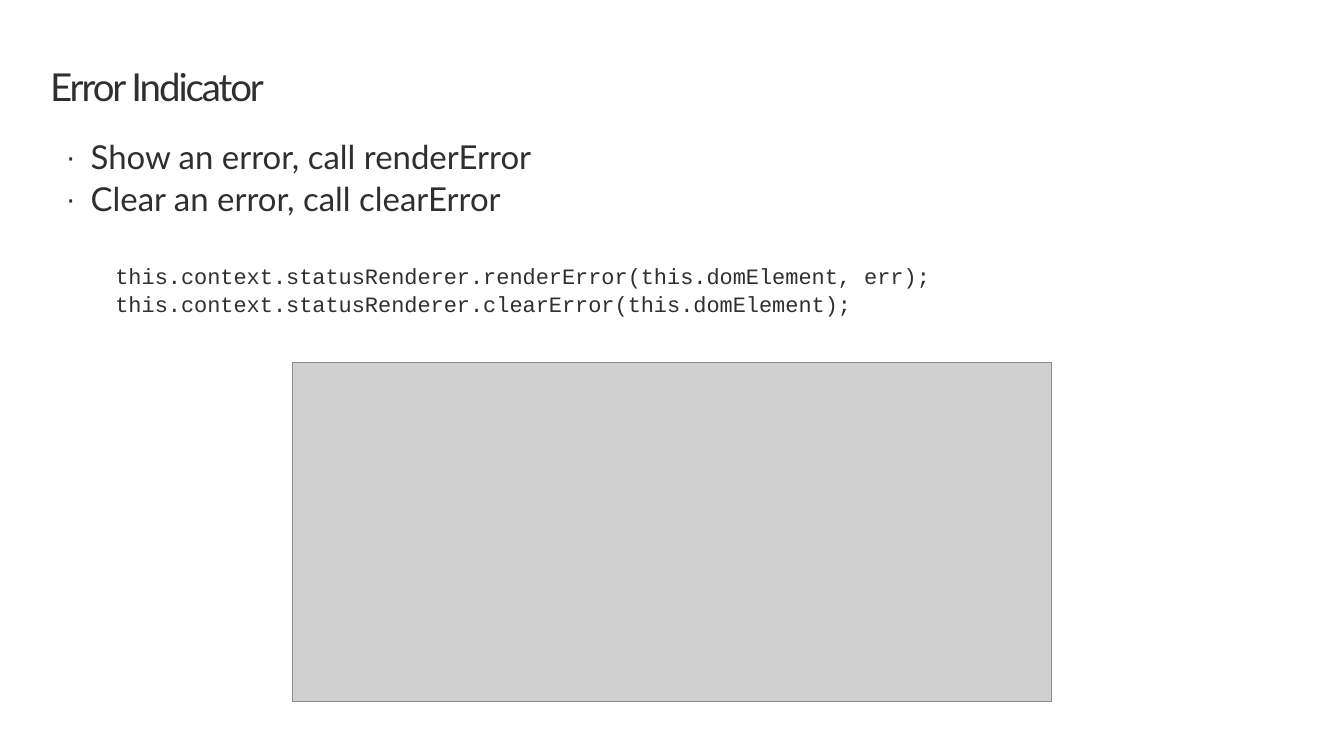
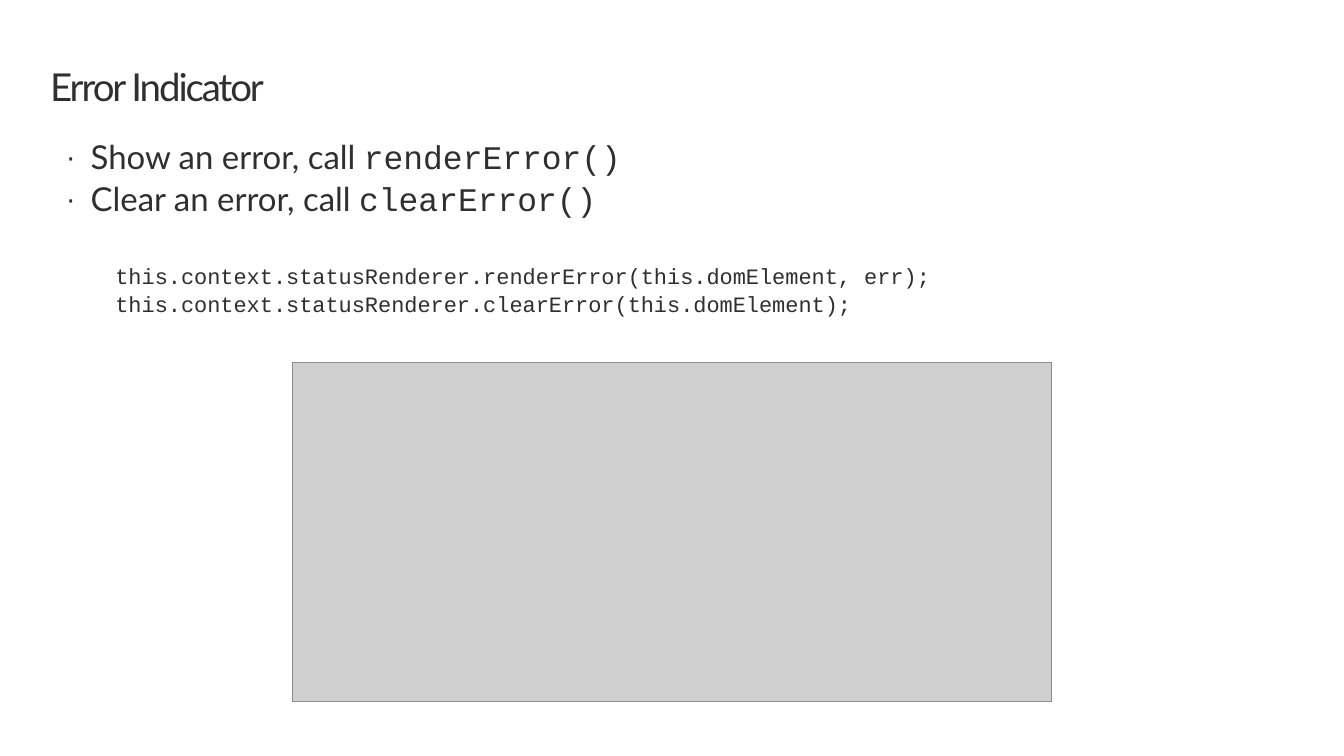
Before and after one commit to SharePoint/sp-dev-training-spfx-web-parts, a slide deck: slide 6 of 03-spfxapi.pptx. Drawn at 1344x756 pixels with LibreOffice and Linux fonts; fonts in the diff are those of the drawing; grey boxes stand for pictures; background and template pictures are left out. Boxes give left, top, right and bottom in pixels: in the first picture for what was removed or moved away, otherwise in the second. Text is boxed around its words. In the diff, an @@ line names an element or a change of style, - is before the commit and + after.

```diff
--- a/03-spfxapi.pptx
+++ b/03-spfxapi.pptx
@@ text at box(91, 144, 621, 218): text changed @@
-· Show an error, call renderError
-· Clear an error, call clearError
+· Show an error, call renderError()
+· Clear an error, call clearError()
```
Also in this commit, not shown: 5 other slides changed, 39 other files.
